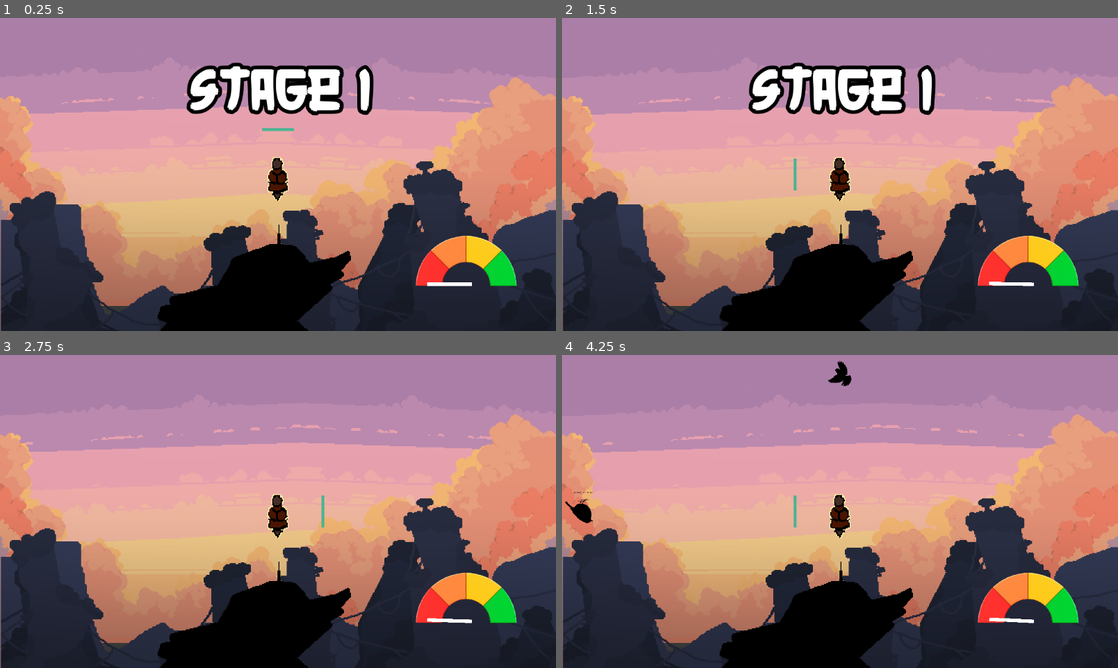
Above: before the commit, frames 1-4 (two rows, left to right).
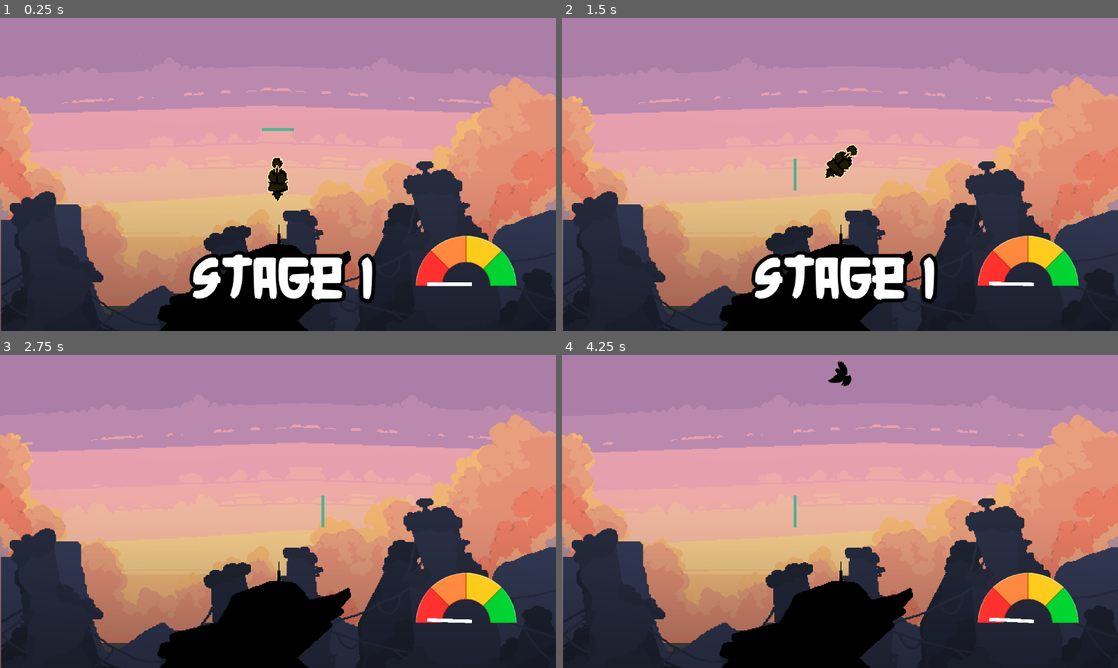
Above: after the commit, the same moments.

Repository: BluePolar282/Jame-Gam-58-2
Game: Godot game, scene res://Jame-Gam-58/Utilities/scenes/main_scene.tscn
Two runs of this game, one before a commit and one after it. Both use one fixed random seed, a clock stepped at 60 frames per second and the inputs below.
Inputs (mouse positions are in pixels of both pictures, inside the frame that each line leads up to):
- Up to frame 1 (0.25 s): no input
- Up to frame 2 (1.5 s): tap Enter at 0.5 s; move the mouse to (962, 158) at 0.52 s; hold D (right) 0.53-1.28 s; move the mouse to (728, 190) at 1.27 s; hold A (left) from 1.28 s (still down)
- Up to frame 3 (2.75 s): move the mouse to (333, 442) at 2.02 s; release A (left) at 2.03 s; hold D (right) from 2.03 s (still down)
- Up to frame 4 (4.25 s): move the mouse to (812, 574) at 2.77 s; release D (right) at 2.78 s; hold W (up) 2.78-3.53 s; tap Space at 3.5 s; move the mouse to (1006, 558) at 3.52 s; hold A (left) from 3.53 s (still down); tap B (debug) at 4.15 s

The runs differ from the first frame. In frame 1, 7.9% of the frame differs, in the area x 33-68%, y 14-92%; in frame 2, 8.3%; in frame 3, 0.4%; in frame 4, 0.6%.
Error before the commit: Invalid access to property or key 'is_game_over' on a base object of type 'Node (globals.gd)'. (res://Jame-Gam-58/Objects/scripts/tower.gd:25)

Commit message:
updated and tweaked
added tweaks after updating from main

Diff:
--- a/Jame-Gam-58/Objects/scenes/bouncing_bullet.tscn
+++ b/Jame-Gam-58/Objects/scenes/bouncing_bullet.tscn
@@ -1,6 +1,6 @@
 [gd_scene load_steps=5 format=3 uid="uid://cia4w4is83yym"]
 
-[ext_resource type="Script" path="res://bouncing_bullet.gd" id="1_hsif3"]
+[ext_resource type="Script" path="res://Jame-Gam-58/Objects/scripts/bouncing_bullet.gd" id="1_hsif3"]
 [ext_resource type="Texture2D" uid="uid://mxrhir5dxrq7" path="res://Jame-Gam-58/Objects/earlyAssets/image_2026-05-15_191600899-removebg-preview.png" id="2_vmot2"]
 
 [sub_resource type="RectangleShape2D" id="RectangleShape2D_74u4r"]
--- a/Jame-Gam-58/Objects/scenes/bullet.gd
+++ /dev/null
@@ -1,17 +0,0 @@
-extends CharacterBody2D
-
-var SPEED = 10000
-
-func _physics_process(delta: float) -> void:
-	move_and_slide()
-	if is_in_group("Top Spawner"):
-		velocity.y = SPEED * delta
-
-	elif is_in_group("Left Spawner"):
-		velocity.x = SPEED * delta
-
-	elif is_in_group("Bottom Spawner"):
-		velocity.y = -SPEED * delta
-
-	elif is_in_group("Right Spawner"):
-		velocity.x = -SPEED * delta
--- a/Jame-Gam-58/Objects/scripts/tower.gd
+++ b/Jame-Gam-58/Objects/scripts/tower.gd
@@ -26,6 +26,7 @@
 		print("you died")
 		await get_tree().create_timer(55.8).timeout
 		queue_free()
+		get_tree().change_scene_to_file("res://Jame-Gam-58/UI/scenes/endscreen.tscn")
 
 func _process(delta: float):
 	rotation = Globals.tilt
--- a/Jame-Gam-58/Utilities/scenes/main_scene.tscn
+++ b/Jame-Gam-58/Utilities/scenes/main_scene.tscn
@@ -1,6 +1,6 @@
-[gd_scene load_steps=22 format=3 uid="uid://cedmi77yo3ej"]
+[gd_scene load_steps=23 format=3 uid="uid://cedmi77yo3ej"]
 
-[ext_resource type="Script" path="res://Jame-Gam-58/Utilities/scenes/main_scene.gd" id="1_hko3k"]
+[ext_resource type="Script" path="res://Jame-Gam-58/Utilities/scripts/main_scene.gd" id="1_hko3k"]
 [ext_resource type="PackedScene" uid="uid://bx4u72kmieiup" path="res://Jame-Gam-58/Utilities/scenes/bullet_spawner.tscn" id="1_ox7t7"]
 [ext_resource type="PackedScene" uid="uid://guryynls3o1l" path="res://Jame-Gam-58/Objects/scenes/tower.tscn" id="2_7mml0"]
 [ext_resource type="PackedScene" uid="uid://dwi8nac8a67fu" path="res://Jame-Gam-58/Objects/scenes/shield.tscn" id="3_gvl8j"]
@@ -19,6 +19,7 @@
 [ext_resource type="Texture2D" uid="uid://bpko5chmu2sv" path="res://Jame-Gam-58/Objects/assets/background/[DIRECTION]middle-mts.png" id="11_vrwlp"]
 [ext_resource type="Texture2D" uid="uid://bsqoxyi11fx1d" path="res://Jame-Gam-58/Objects/assets/background/[DIRECTION]needle-rock.png" id="12_ek5rd"]
 [ext_resource type="Texture2D" uid="uid://wg73nj0rxsk6" path="res://Jame-Gam-58/Objects/earlyAssets/early_bar.png" id="14_xabkf"]
+[ext_resource type="AudioStream" uid="uid://bqsceh1v03dc4" path="res://Jame-Gam-58/Utilities/assets/fallSound_temp.mp3" id="19_nq8ia"]
 [ext_resource type="PackedScene" uid="uid://byws6lghtmj7l" path="res://Jame-Gam-58/UI/scenes/inner_peace_meter.tscn" id="19_p3fk7"]
 
 [sub_resource type="LabelSettings" id="LabelSettings_gu8rf"]
@@ -149,10 +150,10 @@
 texture = ExtResource("12_ek5rd")
 
 [node name="stage label" type="Label" parent="."]
-offset_left = -181.0
-offset_top = -253.0
-offset_right = 182.0
-offset_bottom = -106.0
+offset_left = -176.0
+offset_top = 135.0
+offset_right = 187.0
+offset_bottom = 282.0
 text = "STAGE 1"
 label_settings = SubResource("LabelSettings_gu8rf")
 script = ExtResource("8_twnem")
@@ -166,6 +167,9 @@
 position = Vector2(0, -1)
 texture = ExtResource("5_15ev6")
 
+[node name="slipSound" type="AudioStreamPlayer2D" parent="earlyBar"]
+stream = ExtResource("19_nq8ia")
+
 [node name="inner_peace_meter" parent="." instance=ExtResource("19_p3fk7")]
 position = Vector2(388, 226)
 scale = Vector2(0.725, 0.725)
--- a/Jame-Gam-58/Utilities/scripts/balanceBar.gd
+++ b/Jame-Gam-58/Utilities/scripts/balanceBar.gd
@@ -12,7 +12,6 @@
 		modulate.a -= 0.1
 	modulate.a = 0.0
 
-
 func debug():
 	if Input.is_action_just_pressed("debug"):
 		if Globals.is_debug_on == false:
@@ -22,20 +21,12 @@
 			Globals.is_debug_on = false
 			hide()
 
-
-
-
 func _ready():
 	last_mouse_pos = get_global_mouse_position()
 	hide()
 
-
-
 func _physics_process(delta: float) -> void:
 	debug()
-
-
-
 
 func _process(delta):
 	if Globals.is_game_over == true:
--- a/Jame-Gam-58/Utilities/scripts/bullet_spawner.gd
+++ b/Jame-Gam-58/Utilities/scripts/bullet_spawner.gd
@@ -48,7 +48,7 @@
 	if rand > 0.1:
 		add_child(spawned_bullet)
 		spawned_bullet.add_to_group(spawner_group)
-	if rand < 0.1:
+	if rand < 0.1 and stage > 2:
 		add_child(spawned_bouncy_bullet)
 		spawned_bouncy_bullet.add_to_group(spawner_group)
 		bouncy_in_scene = true
--- a/Jame-Gam-58/Utilities/scripts/globals.gd
+++ b/Jame-Gam-58/Utilities/scripts/globals.gd
@@ -2,15 +2,19 @@
 
 var current_dir = "."
 var HEALTH = 10
+var is_game_over = false
+var tilt = 0
+var is_debug_on = false
 var on_cooldown := false
 
 var stage = 1
 signal switched_stage
 signal inner_peace
+signal game_over
 
 func _ready() -> void:
 	switch_stage()
-
+	game_over.connect(_game_is_over)
 func switch_stage():
 	stage = 1
 	switched_stage.emit()
@@ -37,3 +41,7 @@
 	print(stage)
 	await get_tree().create_timer(120).timeout
 	inner_peace.emit()
+
+func _game_is_over():
+	is_game_over = true
+	print("GAME IS NOW OVER LOSER")
Binary file changed: Jame-Gam-58/Objects/assets/player/[DIRECTION]monk3.png
Not shown: 1 places in Jame-Gam-58/Objects/scenes/shield.tscn that only renumber resources
Renamed: bouncing_bullet.gd -> Jame-Gam-58/Objects/scripts/bouncing_bullet.gd
Renamed: Jame-Gam-58/Utilities/scenes/main_scene.gd -> Jame-Gam-58/Utilities/scripts/main_scene.gd
